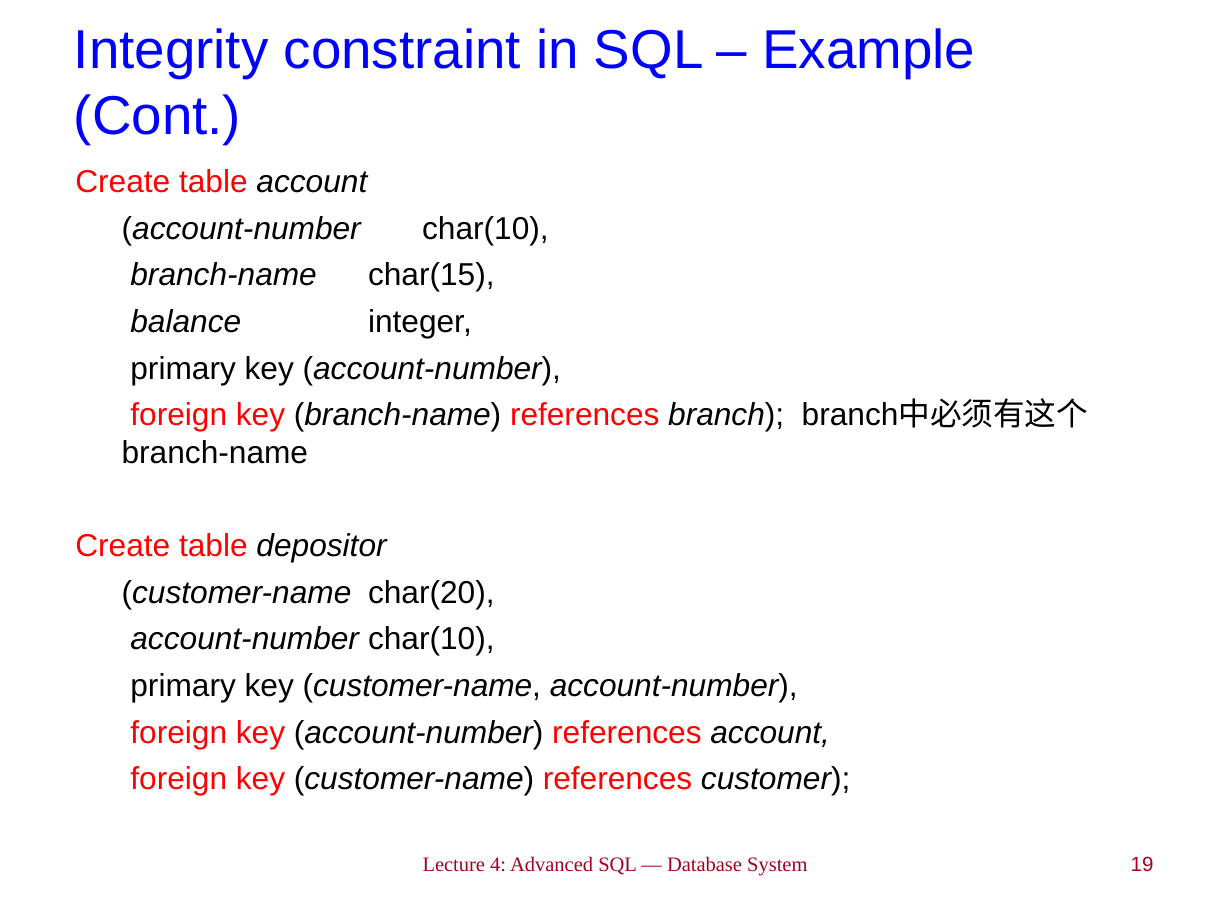
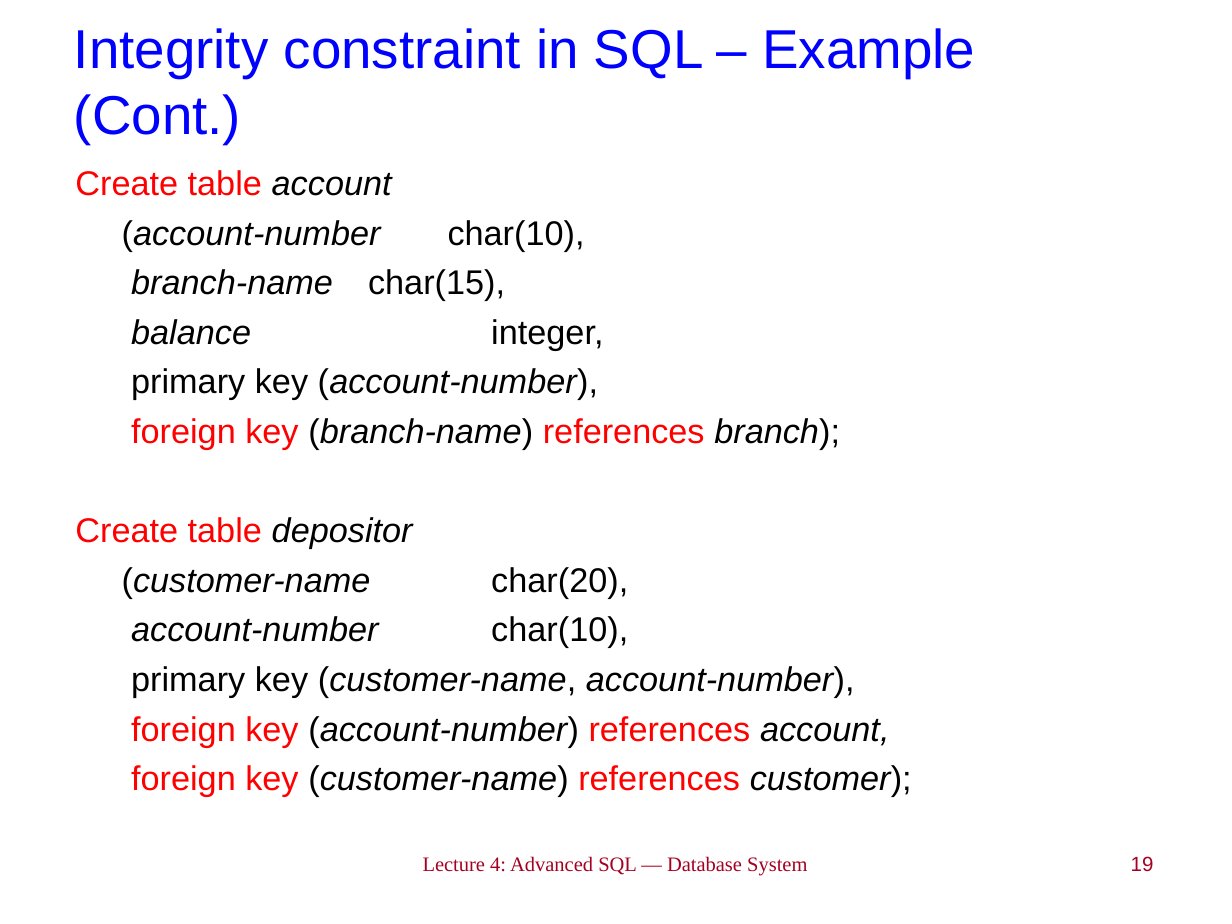
Before and after one commit to LukeLIN-web/DataBase-System-learning, a slide deck: slide 19 of PPT/Lec 4_Advanced SQL.ppt. Drawn at 1232x924 pixels with LibreOffice and Linux fonts; fonts in the diff are those of the drawing. Boxes give left, top, right and bottom in pixels: in the first picture for what was removed or moved away, otherwise in the second. Text is boxed around its words. In the diff, an @@ line names an element or a change of style, - is before the commit and + after.

```diff
--- a/PPT/Lec 4_Advanced SQL.ppt
+++ b/PPT/Lec 4_Advanced SQL.ppt
@@ text at <box>75,170,912,797</box>: size 18.5 to 20 pt in "Create table account", "(account-number char(10),", "branch-name char(15),", "balance integer," and 7 more places @@
@@ text at <box>131,418,840,450</box>: text changed; size 18.5 to 20 pt @@
-foreign key (branch-name) references branch); branch中必须有这个branch-name
+foreign key (branch-name) references branch);
```
Also in this commit, not shown: 2 other slides changed, 7 slides added, 9 other files.
